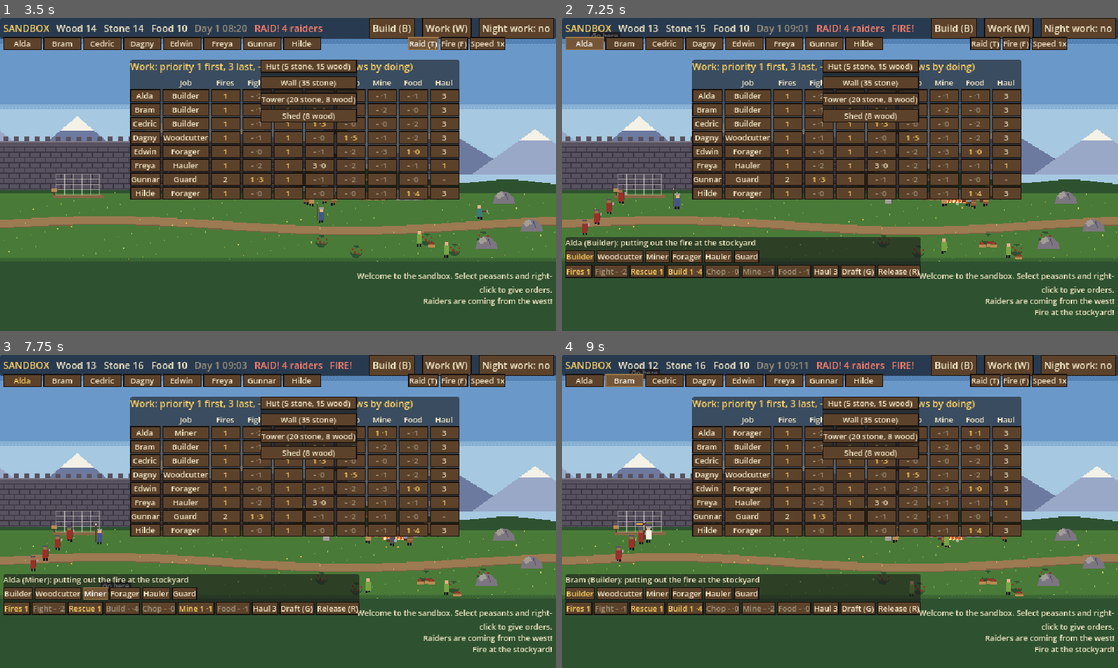
Above: before the commit, frames 1-4 (two rows, left to right).
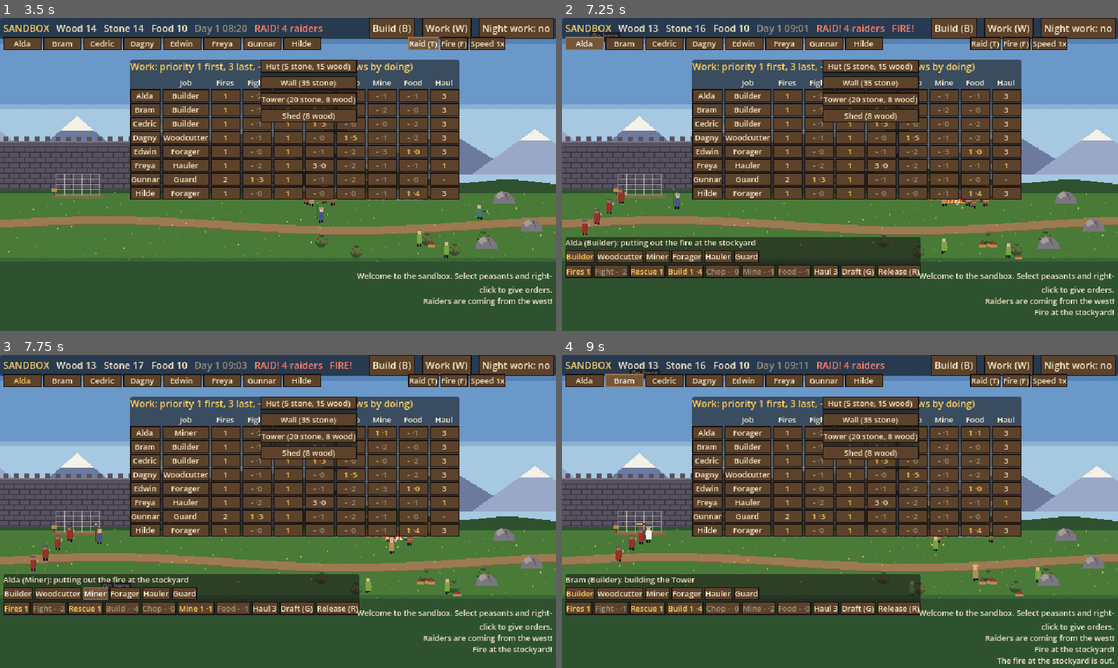
Above: after the commit, the same moments.

Repository: henrikmoepe-del/basebygger
Game: Godot game, scene res://sandbox/sandbox.tscn
Two runs of this game, one before a commit and one after it. Both use one fixed random seed, a clock stepped at 60 frames per second and the inputs below. This scene is started directly instead of the project's main scene.
Inputs:
- Up to frame 1 (3.5 s): click "Build (B)" at 0.5 s; click "Work (W)" at 1.25 s; click "Miner" at 2 s; click "Raid (T)" at 2.75 s
- Up to frame 2 (7.25 s): click "Fire (F)" at 3.5 s; click "Speed 1x" at 4.25 s; click "Speed 2x" at 5 s; click "Speed 4x" at 5.75 s; click "Alda" at 6.5 s
- Up to frame 3 (7.75 s): click "Miner" at 7.25 s
- Up to frame 4 (9 s): click "Miner" at 8 s; click "Bram" at 8.75 s

Frame 1 is identical in both runs. In frame 2, less than 0.1% of the frame differs, in the area x 24-73%, y 2-60%; in frame 3, 0.1%; in frame 4, 0.9%, in the area x 11-100%, y 2-100%.

Commit message:
Sandbox: fixes from a long test run
- Haulers take up to 3 loose things of a kind in one trip, and gatherers
  stop working where 4 or more already lie, so items no longer pile up.
- A fire with nothing left to burn dies down; fires grow a little slower.
- Rocks fill again a while after they are used up.
- tests/soak.gd runs the map for days and reports anything that looks stuck.

Co-Authored-By: Claude Opus 5.5 <noreply@anthropic.com>
Claude-Session: https://claude.ai/code/session_01KRfBmN2ZEbarco8VY7eoa6

Diff:
--- a/sandbox/sandbox.gd
+++ b/sandbox/sandbox.gd
@@ -254,6 +254,9 @@
 	for t in list:
 		if not t.is_open() or t.workers.size() >= t.capacity():
 			continue
+		if (work == "chop" or work == "mine" or work == "forage") and loose_near(t.position) >= LOOSE_LIMIT:
+			# Enough lies here already: haul it first.
+			continue
 		var score := p.position.distance_to(t.position)
 		if work == "build":
 			var need: String = t.next_material()
@@ -287,6 +290,18 @@
 	if supply != "":
 		return {"kind": "supply", "target": best, "score": best_score, "res": supply}
 	return {"kind": work, "target": best, "score": best_score}
+
+
+const LOOSE_LIMIT := 4
+
+
+## How many loose things lie within 40 of this point.
+func loose_near(at: Vector2) -> int:
+	var n := 0
+	for it in items:
+		if it.position.distance_to(at) < 40.0:
+			n += 1
+	return n
 
 
 ## A finished Hut with a free bed, or null.
--- a/sandbox/sb_fire.gd
+++ b/sandbox/sb_fire.gd
@@ -3,8 +3,10 @@
 ## does damage to what it burns on (blocks fall off a site, the stockyard
 ## loses stock) until peasants put it out with buckets from the well.
 
-const GROW := 0.03
-const DOUSE := 0.22
+const GROW := 0.02
+const DOUSE := 0.3
+## How fast a fire with nothing left to burn dies down.
+const STARVE := 0.08
 
 var host: Node2D
 var strength := 0.4
@@ -47,7 +49,15 @@
 func _process(delta: float) -> void:
 	if strength <= 0.0:
 		return
-	strength = minf(strength + GROW * delta, 1.0)
+	if host.has_method("has_fuel") and not host.has_fuel():
+		strength -= STARVE * delta
+		if strength <= 0.0:
+			strength = 0.0
+			world.announce("The fire at %s has burned out." % host.label())
+			world.remove_thing(self)
+			return
+	else:
+		strength = minf(strength + GROW * delta, 1.0)
 	_burn_timer += delta * strength
 	if _burn_timer >= 2.0:
 		_burn_timer = 0.0
--- a/sandbox/sb_peasant.gd
+++ b/sandbox/sb_peasant.gd
@@ -14,6 +14,9 @@
 const HIT_EVERY := 1.0
 const REACH := 9.0
 const FLEE_FROM := 70.0
+const MAX_LOAD := 3
+## Loose things this near the one picked up are taken along on the same trip.
+const GATHER_RADIUS := 26.0
 ## How near a raider must come before a drafted peasant goes for it.
 const DRAFT_ENGAGE := 45.0
 
@@ -51,8 +54,14 @@
 var drafted := false
 var _hold := Vector2.ZERO
 var task := {}
-## What is on the shoulder: "", "wood", "stone" or "water".
-var carrying := ""
+## What is on the shoulder: "", "wood", "stone", "food", "water" or
+## "person", and how many (a hauler takes up to MAX_LOAD of one kind).
+## Setting `carrying` makes it one again.
+var carrying := "":
+	set(value):
+		carrying = value
+		carry_n = 1
+var carry_n := 1
 
 var _timer := 0.0
 var _cool := 0.0
@@ -259,7 +268,7 @@
 		"fight":
 			return prefix + "fighting " + t.label()
 		"deliver":
-			return prefix + "taking %s to the stockyard" % carrying
+			return prefix + "taking %s%s to the stockyard" % [(str(carry_n) + " ") if carry_n > 1 else "", carrying]
 		"goto":
 			return prefix + ("holding here" if _at(task.pos) else "going there")
 		"flee":
@@ -518,7 +527,7 @@
 		var yard: Node2D = world.stockyard
 		if _go(yard.work_spot(self), delta):
 			if carrying != "" and carrying != "water":
-				yard.put(carrying)
+				yard.put(carrying, carry_n)
 			carrying = ""
 			if yard.take(need):
 				carrying = need
@@ -611,8 +620,18 @@
 	if carrying != "" and carrying != item.res:
 		_drop()
 	if _go(item.work_spot(self), delta):
-		carrying = item.res
+		var res: String = item.res
+		var n := 1
+		# Take along others of the same kind lying close by that nobody has claimed.
+		for other in world.items.duplicate():
+			if n >= MAX_LOAD:
+				break
+			if other != item and other.res == res and other.workers.is_empty() and other.position.distance_to(item.position) < GATHER_RADIUS:
+				world.remove_thing(other)
+				n += 1
 		world.remove_thing(item)
+		carrying = res
+		carry_n = n
 		task = {"kind": "deliver", "forced": task.get("forced", false)}
 		if not order.is_empty():
 			order = {}
@@ -658,7 +677,7 @@
 		# Put away what one carries before resting.
 		var yard: Node2D = world.stockyard
 		if _go(yard.work_spot(self), delta):
-			yard.put(carrying)
+			yard.put(carrying, carry_n)
 			carrying = ""
 		return
 	carrying = ""
@@ -675,7 +694,7 @@
 func _process_deliver(delta: float) -> void:
 	var yard: Node2D = world.stockyard
 	if _go(yard.work_spot(self), delta):
-		yard.put(carrying)
+		yard.put(carrying, carry_n)
 		carrying = ""
 		_end_task()
 
@@ -686,7 +705,7 @@
 		carrying = ""
 	if carrying != "":
 		if _go(yard.work_spot(self), delta):
-			yard.put(carrying)
+			yard.put(carrying, carry_n)
 			carrying = ""
 		return
 	if _go(yard.position + Vector2(46 + float(hash(name) % 10), 8), delta):
@@ -732,7 +751,8 @@
 		_patient.bed = null
 		_patient = null
 	if carrying == "wood" or carrying == "stone" or carrying == "food":
-		world.spawn_item(carrying, position + Vector2(4, 1))
+		for i in carry_n:
+			world.spawn_item(carrying, position + Vector2(4 + i * 3, 1 + i))
 	carrying = ""
 
 
@@ -811,11 +831,13 @@
 	# What is carried, on the shoulder.
 	match carrying:
 		"wood":
-			draw_rect(Rect2(-7, bob - 16, 13, 3), SbData.WOOD2)
-			draw_rect(Rect2(-7, bob - 16, 13, 1), SbData.WOOD3)
+			for i in carry_n:
+				draw_rect(Rect2(-7, bob - 16 - i * 3, 13, 3), SbData.WOOD2)
+				draw_rect(Rect2(-7, bob - 16 - i * 3, 13, 1), SbData.WOOD3)
 		"stone":
-			draw_rect(Rect2(-4, bob - 21, 8, 5), SbData.STONE3)
-			draw_rect(Rect2(-4, bob - 21, 8, 1), SbData.STONE4)
+			for i in carry_n:
+				draw_rect(Rect2(-4, bob - 21 - i * 5, 8, 5), SbData.STONE3)
+				draw_rect(Rect2(-4, bob - 21 - i * 5, 8, 1), SbData.STONE4)
 		"food":
 			draw_rect(Rect2(3, bob - 9, 5, 4), SbData.WOOD3)
 			draw_rect(Rect2(4, bob - 10, 3, 1), SbData.RED1)
--- a/sandbox/sb_rock.gd
+++ b/sandbox/sb_rock.gd
@@ -1,13 +1,16 @@
 extends "res://sandbox/sb_thing.gd"
 ## A rock outcrop: mined a stone at a time; the stone falls beside it for
-## someone to haul. When it is used up it is gone.
+## someone to haul. Used up, it slowly fills again (fresh stone is exposed),
+## like the quarry in the main game.
 
 const MINE_TIME := 4.0
+const REFILL_TIME := 150.0
 
 var stone := 6
 var _full := 6
 var _progress := 0.0
 var _shake := 0.0
+var _refill := 0.0
 
 
 func setup(stones: int) -> void:
@@ -33,7 +36,8 @@
 	stone -= 1
 	world.spawn_item("stone", position + Vector2(randf_range(-12, 12), randf_range(3, 8)))
 	if stone == 0:
-		world.announce("A rock is used up.")
+		_refill = REFILL_TIME
+		world.announce("A rock is used up for now.")
 	return true
 
 
@@ -49,6 +53,11 @@
 	if _shake > 0.0:
 		_shake = maxf(_shake - delta, 0.0)
 		queue_redraw()
+	if stone == 0:
+		_refill -= delta
+		if _refill <= 0.0:
+			stone = _full
+			queue_redraw()
 
 
 func _draw() -> void:
--- a/sandbox/sb_site.gd
+++ b/sandbox/sb_site.gd
@@ -96,6 +96,11 @@
 
 func burn() -> void:
 	lose_block()
+
+
+## A fire here needs something to burn: what has been laid so far.
+func has_fuel() -> bool:
+	return placed > 0
 
 
 func rows() -> int:
--- a/sandbox/sb_stockyard.gd
+++ b/sandbox/sb_stockyard.gd
@@ -27,6 +27,10 @@
 	if stock.wood > 0:
 		stock.wood -= 1
 	queue_redraw()
+
+
+func has_fuel() -> bool:
+	return stock.wood > 0
 
 
 func hit(p: Vector2) -> bool:
--- /dev/null
+++ b/sandbox/tests/soak.gd
@@ -0,0 +1,65 @@
+extends SceneTree
+## Runs the sandbox for a long time with no player, now and then a raid or a
+## fire, and prints what everyone is doing every game hour, plus warnings for
+## anyone who stands idle a long time while there is work for them.
+##   godot --headless --fixed-fps 60 --path . -s sandbox/tests/soak.gd -- --days=3
+
+const SPEED := 8.0
+
+var _world: Node2D
+var _days := 3.0
+var _idle := {}
+
+
+func _initialize() -> void:
+	for arg in OS.get_cmdline_user_args():
+		if arg.begins_with("--days="):
+			_days = float(arg.substr(7))
+	_world = load("res://sandbox/sandbox.tscn").instantiate()
+	root.add_child(_world)
+	_run.call_deferred()
+
+
+func _run() -> void:
+	Engine.time_scale = SPEED
+	var w := _world
+	var seconds := _days * 240.0
+	var hour := 240.0 / 24.0
+	var t := 0.0
+	var next_report := 0.0
+	var warned := {}
+	while t < seconds:
+		await process_frame
+		var dt := SPEED / 60.0
+		t += dt
+		if is_equal_approx(fmod(t, 300.0), 0.0) or (fmod(t, 300.0) < dt and t > 1.0):
+			if randf() < 0.5:
+				w.start_raid(3)
+			else:
+				w.start_fire()
+		for p in w.peasants:
+			var k: String = p.task.get("kind", "")
+			if k == "idle" and not w.is_night() and p.job != "guard":
+				_idle[p.person_name] = _idle.get(p.person_name, 0.0) + dt
+				if _idle[p.person_name] > 30.0 and not warned.has(p.person_name):
+					warned[p.person_name] = true
+					print("WARN %s idle 30 s by day, job %s, stock %s" % [p.person_name, p.job, w.stockyard.stock])
+			else:
+				_idle[p.person_name] = 0.0
+				warned.erase(p.person_name)
+		if t >= next_report:
+			next_report += hour * 3.0
+			var line := "Day %d %02d:00 stock %s sites %s items %d |" % [w.day(), int(w.hour()), w.stockyard.stock, w.sites.map(func(s): return "%s %d/%d" % [s.title, s.placed, s.mats.size()]), w.items.size()]
+			for p in w.peasants:
+				line += " %s:%s%s" % [p.person_name.substr(0, 3), p.task.get("kind", "-"), "(down)" if p.downed else ""]
+			print(line)
+	if not w.fires.is_empty():
+		print("WARN fires still burning: ", w.fires.size())
+	var counts := {}
+	for it in w.items:
+		var key := "%s at x~%d" % [it.res, int(it.position.x / 50.0) * 50]
+		counts[key] = counts.get(key, 0) + 1
+	print("ITEMS ", counts)
+	for it in w.items.slice(0, 5):
+		print("  item ", it.res, " ", it.position, " workers=", it.workers.map(func(p): return p.person_name))
+	quit()
Not shown, added: sandbox/tests/soak.gd.uid
Not shown, changed: sandbox/README.md
